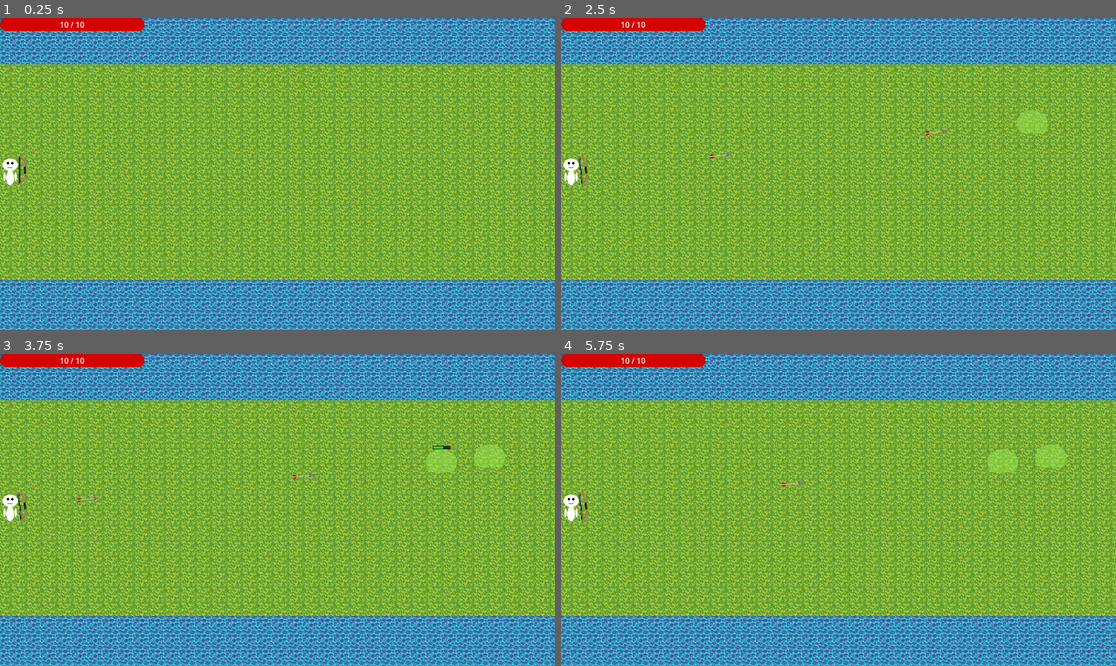
Above: before the commit, frames 1-4 (two rows, left to right).
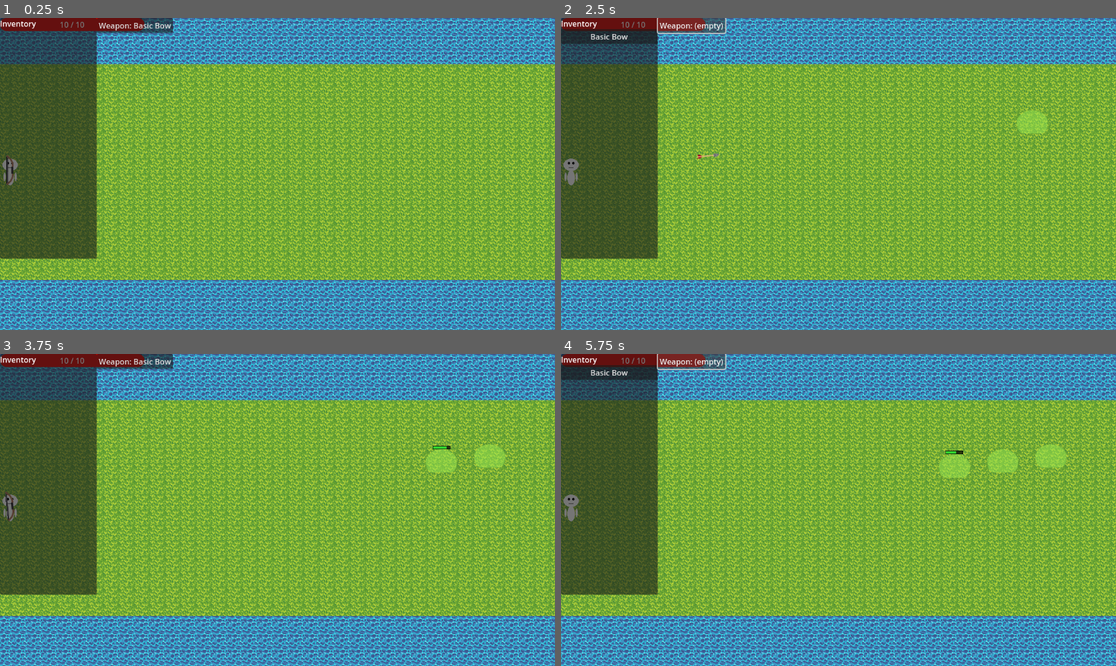
Above: after the commit, the same moments.

Repository: IcyOtter/idle-defense-game
Game: Godot game, scene res://Scene/world.tscn
Two runs of this game, one before a commit and one after it. Both use one fixed random seed, a clock stepped at 60 frames per second and the inputs below.
Inputs (mouse positions are in pixels of both pictures, inside the frame that each line leads up to):
- Up to frame 1 (0.25 s): no input
- Up to frame 2 (2.5 s): click (694, 24) at 0.5 s, where only the run after the commit has a clickable "Weapon: Basic Bow"; click (610, 36) at 1.25 s, where only the run after the commit has a clickable "Basic Bow"; click (694, 24) at 2 s, where only the run after the commit has a clickable "Weapon: Basic Bow"
- Up to frame 3 (3.75 s): click (133, 360) at 2.75 s, where only the run after the commit has a clickable "Weapon: (empty)"; click (49, 372) at 3.5 s, where only the run after the commit has a clickable "Basic Bow"
- Up to frame 4 (5.75 s): click (694, 360) at 4.25 s, where only the run after the commit has a clickable "Weapon: Basic Bow"; click (694, 360) at 5 s, where only the run after the commit has a clickable "Weapon: (empty)"

The runs differ from the first frame. In frame 1, 14% of the frame differs, in the area x 0-32%, y 0-78%; in frame 2, 14%; in frame 3, 14%; in frame 4, 14%, in the area x 0-74%, y 0-78%.

Commit message:
- Added inventory and equipping - Fixed wave clear screen

Diff:
--- a/Assets/Player/player.tscn
+++ b/Assets/Player/player.tscn
@@ -3,8 +3,8 @@
 [ext_resource type="Script" uid="uid://bj56idca2yvmg" path="res://Scripts/Player/Player.gd" id="1_5j20w"]
 [ext_resource type="Script" uid="uid://blmciaa5ipojl" path="res://Scripts/Player/PlayerCombat.gd" id="1_8ft5u"]
 [ext_resource type="Texture2D" uid="uid://bkx73bx7m1xnb" path="res://Assets/Player/pixelplayer.png" id="1_61lih"]
-[ext_resource type="PackedScene" uid="uid://bbh8ja5kplm76" path="res://Assets/Weapons/Basic Bow/BasicBow.tscn" id="2_5jfoa"]
 [ext_resource type="Script" uid="uid://tedg5l22oe0b" path="res://Scripts/Player/PlayerHealth.gd" id="5_aqk3a"]
+[ext_resource type="Script" uid="uid://bfd81gbr227ra" path="res://Scripts/Player/PlayerEquipmentController.gd" id="6_aqk3a"]
 
 [sub_resource type="CapsuleShape2D" id="CapsuleShape2D_aqk3a"]
 radius = 17.0
@@ -30,12 +30,9 @@
 
 [node name="PlayerCombat" type="Node2D" parent="." node_paths=PackedStringArray("weapon", "targeting_area", "player")]
 script = ExtResource("1_8ft5u")
-weapon = NodePath("../BasicBow")
+weapon = NodePath("")
 targeting_area = NodePath("../TargetingArea")
 player = NodePath("..")
-
-[node name="BasicBow" parent="." instance=ExtResource("2_5jfoa")]
-position = Vector2(26, 0)
 
 [node name="TargetingArea" type="Area2D" parent="."]
 collision_layer = 0
@@ -56,3 +53,11 @@
 [node name="PlayerHealth" type="Node" parent="."]
 script = ExtResource("5_aqk3a")
 max_health = 10
+
+[node name="WeaponMount" type="Node2D" parent="."]
+
+[node name="PlayerEquipmentController" type="Node" parent="." node_paths=PackedStringArray("weapon_mount", "player_combat")]
+script = ExtResource("6_aqk3a")
+weapon_mount = NodePath("../WeaponMount")
+player_combat = NodePath("../PlayerCombat")
+metadata/_custom_type_script = "uid://bfd81gbr227ra"
--- /dev/null
+++ b/Assets/Weapons/Basic Bow/idBasicBow.tres
@@ -0,0 +1,16 @@
+[gd_resource type="Resource" script_class="WeaponItemData" load_steps=5 format=3 uid="uid://dukx3ir854im2"]
+
+[ext_resource type="Texture2D" uid="uid://6jqo58bx54vh" path="res://Assets/Weapons/Basic Bow/wepBasicBow.png" id="1_jco34"]
+[ext_resource type="Script" uid="uid://2ymejao74t6q" path="res://Items/WeaponItemData.gd" id="1_qt015"]
+[ext_resource type="Resource" uid="uid://bgjc41dqx7qlm" path="res://Assets/Weapons/Basic Bow/wdBasicBow.tres" id="3_8111q"]
+[ext_resource type="PackedScene" uid="uid://bbh8ja5kplm76" path="res://Assets/Weapons/Basic Bow/BasicBow.tscn" id="4_b45iw"]
+
+[resource]
+script = ExtResource("1_qt015")
+weapon_scene = ExtResource("4_b45iw")
+weapon_data = ExtResource("3_8111q")
+id = &"Basic_Bow"
+display_name = "Basic Bow"
+icon = ExtResource("1_jco34")
+description = "A simple bow"
+metadata/_custom_type_script = "uid://2ymejao74t6q"
--- /dev/null
+++ b/Inventory/InventoryManager.gd
@@ -0,0 +1,92 @@
+extends Node
+class_name InventoryManager
+
+signal inventory_changed
+signal equipment_changed
+
+enum EquipSlot { WEAPON }
+
+@export var inventory_size: int = 24
+
+var inventory: Array[ItemStack] = []
+var equipment := {
+	EquipSlot.WEAPON: null
+}
+
+func _ready() -> void:
+	# initialize inventory slots
+	inventory.resize(inventory_size)
+	for i in inventory_size:
+		inventory[i] = ItemStack.new()
+
+func get_stack(index: int) -> ItemStack:
+	return inventory[index]
+
+func set_stack(index: int, stack: ItemStack) -> void:
+	inventory[index] = stack
+	emit_signal("inventory_changed")
+
+func add_item(item: ItemData, amount: int = 1) -> bool:
+	# Simple non-stacking default; stacking can be added later.
+	for i in inventory.size():
+		if inventory[i].is_empty():
+			var s := ItemStack.new()
+			s.item = item
+			s.amount = amount
+			inventory[i] = s
+			emit_signal("inventory_changed")
+			return true
+	return false
+
+func remove_one(index: int) -> void:
+	var s := inventory[index]
+	if s.is_empty():
+		return
+	s.amount -= 1
+	if s.amount <= 0:
+		inventory[index] = ItemStack.new()
+	emit_signal("inventory_changed")
+
+func equip_weapon_from_inventory(index: int) -> void:
+	var s := inventory[index]
+	if s.is_empty():
+		return
+	if not (s.item is WeaponItemData):
+		return
+
+	var weapon_item := s.item as WeaponItemData
+
+	# Swap currently equipped weapon back into inventory (if any)
+	var old := equipment[EquipSlot.WEAPON] as WeaponItemData
+	if old != null:
+		_add_to_first_empty_slot(old)
+
+	equipment[EquipSlot.WEAPON] = weapon_item
+
+	# Remove from inventory
+	inventory[index] = ItemStack.new()
+
+	emit_signal("inventory_changed")
+	emit_signal("equipment_changed")
+
+func unequip_weapon_to_inventory() -> void:
+	var equipped := equipment[EquipSlot.WEAPON] as WeaponItemData
+	if equipped == null:
+		return
+	if _add_to_first_empty_slot(equipped):
+		equipment[EquipSlot.WEAPON] = null
+		emit_signal("inventory_changed")
+		emit_signal("equipment_changed")
+
+func get_equipped_weapon() -> WeaponItemData:
+	return equipment[EquipSlot.WEAPON] as WeaponItemData
+
+func _add_to_first_empty_slot(item: ItemData) -> bool:
+	for i in inventory.size():
+		if inventory[i].is_empty():
+			var s := ItemStack.new()
+			s.item = item
+			s.amount = 1
+			inventory[i] = s
+			return true
+	return false
--- /dev/null
+++ b/Inventory/InventoryRow.tscn
@@ -0,0 +1,4 @@
+[gd_scene format=3 uid="uid://c1xmaw0uhlifq"]
+
+[node name="InventoryRow" type="Button"]
+size_flags_horizontal = 3
--- /dev/null
+++ b/Inventory/InventoryUI.gd
@@ -0,0 +1,56 @@
+extends CanvasLayer
+class_name InventoryUI
+
+@export var row_scene: PackedScene
+
+@onready var list: VBoxContainer = $Root/Window/InventoryList
+@onready var weapon_slot: Button = $Root/Window/Equipment/WeaponSlot
+
+func _ready() -> void:
+	AL_InventoryManager.inventory_changed.connect(_refresh)
+	AL_InventoryManager.equipment_changed.connect(_refresh)
+
+	_refresh()
+	weapon_slot.pressed.connect(_on_weapon_slot_pressed)
+
+func _refresh() -> void:
+	# Clear list
+	for c in list.get_children():
+		c.queue_free()
+
+	# Build rows
+	for i in AL_InventoryManager.inventory.size():
+		var stack := AL_InventoryManager.get_stack(i)
+		if stack.is_empty():
+			continue
+
+		var row := row_scene.instantiate() as Button
+		list.add_child(row)
+
+		row.text = _format_stack_text(stack)
+		row.tooltip_text = stack.item.description
+
+		row.pressed.connect(_on_row_pressed.bind(i))
+
+	# Equipment slot
+	var eq := AL_InventoryManager.get_equipped_weapon()
+	if eq == null:
+		weapon_slot.text = "Weapon: (empty)"
+	else:
+		weapon_slot.text = "Weapon: %s" % eq.display_name
+
+func _format_stack_text(stack: ItemStack) -> String:
+	if stack.amount > 1:
+		return "%s x%d" % [stack.item.display_name, stack.amount]
+	return stack.item.display_name
+
+func _on_row_pressed(index: int) -> void:
+	var stack := AL_InventoryManager.get_stack(index)
+	if stack.is_empty():
+		return
+
+	if stack.item is WeaponItemData:
+		AL_InventoryManager.equip_weapon_from_inventory(index)
+
+func _on_weapon_slot_pressed() -> void:
+	AL_InventoryManager.unequip_weapon_to_inventory()
--- /dev/null
+++ b/Inventory/InventoryUI.tscn
@@ -0,0 +1,42 @@
+[gd_scene load_steps=3 format=3 uid="uid://dx1tns45anbve"]
+
+[ext_resource type="Script" uid="uid://0ianbnd0nqoa" path="res://Inventory/InventoryUI.gd" id="1_jgibs"]
+[ext_resource type="PackedScene" uid="uid://c1xmaw0uhlifq" path="res://Inventory/InventoryRow.tscn" id="2_jgibs"]
+
+[node name="InventoryUI" type="CanvasLayer"]
+script = ExtResource("1_jgibs")
+row_scene = ExtResource("2_jgibs")
+
+[node name="Root" type="Control" parent="."]
+layout_mode = 3
+anchors_preset = 15
+anchor_right = 1.0
+anchor_bottom = 1.0
+grow_horizontal = 2
+grow_vertical = 2
+
+[node name="Window" type="Panel" parent="Root"]
+layout_mode = 0
+offset_right = 201.0
+offset_bottom = 500.0
+
+[node name="Title" type="Label" parent="Root/Window"]
+layout_mode = 0
+offset_right = 40.0
+offset_bottom = 23.0
+text = "Inventory"
+
+[node name="InventoryList" type="VBoxContainer" parent="Root/Window"]
+layout_mode = 1
+offset_top = 23.0
+offset_right = 200.0
+offset_bottom = 500.0
+
+[node name="Equipment" type="VBoxContainer" parent="Root/Window"]
+layout_mode = 0
+offset_left = 201.0
+offset_right = 242.0
+offset_bottom = 8.0
+
+[node name="WeaponSlot" type="Button" parent="Root/Window/Equipment"]
+layout_mode = 2
--- /dev/null
+++ b/Inventory/ItemStack.gd
@@ -0,0 +1,8 @@
+extends Resource
+class_name ItemStack
+
+@export var item: ItemData
+@export var amount: int = 1
+
+func is_empty() -> bool:
+	return item == null or amount <= 0
--- /dev/null
+++ b/Items/ItemData.gd
@@ -0,0 +1,8 @@
+extends Resource
+class_name ItemData
+
+@export var id: StringName
+@export var display_name: String
+@export var icon: Texture2D
+@export_multiline var description: String
+@export var max_stack: int = 1
--- /dev/null
+++ b/Items/WeaponItemData.gd
@@ -0,0 +1,5 @@
+extends ItemData
+class_name WeaponItemData
+
+@export var weapon_scene: PackedScene        # e.g., BowWeapon.tscn
+@export var weapon_data: WeaponData          # your WeaponData.tres for stats (damage, rate, projectile, etc.)
--- /dev/null
+++ b/Scene/GameManager.gd
@@ -0,0 +1,7 @@
+extends Node2D
+
+
+# Called when the node enters the scene tree for the first time.
+func _ready() -> void:
+	AL_InventoryManager.add_item(preload("res://Assets/Weapons/Basic Bow/idBasicBow.tres"))
+	AL_InventoryManager.equip_weapon_from_inventory(0)
--- a/Scene/world.tscn
+++ b/Scene/world.tscn
@@ -1,10 +1,12 @@
-[gd_scene load_steps=8 format=4 uid="uid://dbpb11ikj2xfu"]
+[gd_scene load_steps=10 format=4 uid="uid://dbpb11ikj2xfu"]
 
 [ext_resource type="Texture2D" uid="uid://cgwx8ta70ngcs" path="res://Assets/Terrain/land.png" id="1_emx41"]
+[ext_resource type="Script" uid="uid://cq1qywtetb1j7" path="res://Scene/GameManager.gd" id="1_ol2hl"]
 [ext_resource type="PackedScene" uid="uid://dg5tgildmyl0p" path="res://Assets/Player/player.tscn" id="3_ejll3"]
 [ext_resource type="PackedScene" uid="uid://76mrfgq0t3ns" path="res://Scripts/Enemy/Spawner/EnemySpawner.tscn" id="3_scul4"]
 [ext_resource type="PackedScene" uid="uid://dt6ovwcmuuk64" path="res://UI/WaveNotificationUI.tscn" id="5_37axr"]
 [ext_resource type="PackedScene" uid="uid://w8ccwrkc6lga" path="res://Assets/Player/PlayerUI.tscn" id="5_pcvp0"]
+[ext_resource type="PackedScene" uid="uid://dx1tns45anbve" path="res://Inventory/InventoryUI.tscn" id="6_37axr"]
 
 [sub_resource type="TileSetAtlasSource" id="TileSetAtlasSource_dlwip"]
 texture = ExtResource("1_emx41")
@@ -18,6 +20,10 @@
 sources/0 = SubResource("TileSetAtlasSource_dlwip")
 
 [node name="World" type="Node2D"]
+script = ExtResource("1_ol2hl")
+
+[node name="WaveNotificationUI" parent="." node_paths=PackedStringArray("spawner") instance=ExtResource("5_37axr")]
+spawner = NodePath("../EnemySpawner")
 
 [node name="Terrain" type="Node2D" parent="."]
 
@@ -33,5 +39,4 @@
 [node name="PlayerUI" parent="." node_paths=PackedStringArray("player") instance=ExtResource("5_pcvp0")]
 player = NodePath("../Player")
 
-[node name="WaveNotificationUI" parent="." node_paths=PackedStringArray("spawner") instance=ExtResource("5_37axr")]
-spawner = NodePath("../EnemySpawner")
+[node name="InventoryUI" parent="." instance=ExtResource("6_37axr")]
--- a/Scripts/Enemy/Enemy.gd
+++ b/Scripts/Enemy/Enemy.gd
@@ -72,3 +72,4 @@
 
 func _on_died() -> void:
 	queue_free()
+	print("Enemy died -> queue_free:", name)
--- a/Scripts/Enemy/Spawner/EnemySpawner.gd
+++ b/Scripts/Enemy/Spawner/EnemySpawner.gd
@@ -3,15 +3,21 @@
 
 signal wave_started(wave_index: int)
 signal wave_finished(wave_index: int)
+signal wave_cleared(wave_index: int)
 signal schedule_finished
 
 @export var schedule: SpawnerSchedule
 @export var spawn_points: Array[Node2D] = []
 @export var spawn_parent: Node = null  # if null, spawns into current_scene
 
-var _current_wave_index := -1
+var _current_wave_index := 0
 var _is_running := false
 var _rng := RandomNumberGenerator.new()
+
+# Clear-all tracking
+var _alive_in_wave: int = 0
+var _wave_spawn_complete: bool = false
+var _tracked_ids: Dictionary = {} # instance_id -> true
 
 func _ready() -> void:
 	_rng.randomize()
@@ -26,7 +32,6 @@
 	if spawn_points.is_empty():
 		push_warning("EnemySpawner: No spawn points assigned.")
 		return
-
 	if _is_running:
 		return
 
@@ -52,43 +57,82 @@
 
 func _run_wave(wave_index: int) -> void:
 	var wave := schedule.waves[wave_index]
+	emit_signal("wave_started", wave_index)
 
-	emit_signal("wave_started", wave_index)
+	# Reset tracking for this wave
+	_alive_in_wave = 0
+	_wave_spawn_complete = false
+	_tracked_ids.clear()
 
 	if wave.start_delay > 0.0:
 		await get_tree().create_timer(wave.start_delay).timeout
 
-	# Build a spawn queue: expand entries into a list of scenes to spawn
+	# Build spawn queue
 	var queue: Array[PackedScene] = []
 	for entry in wave.entries:
 		if entry == null or entry.enemy_scene == null:
 			continue
-		var c: int = max(int(entry.count), 0)
+		var c: int = int(entry.count)
+		if c < 0:
+			c = 0
 		for i in range(c):
 			queue.append(entry.enemy_scene)
 
-	# Spawn them in order (optionally shuffle for variety)
-	# queue.shuffle() # uncomment if you want random order per wave
+	print("Wave", wave_index, "spawning:", queue.size(), "enemies")
 
+	# Spawn all enemies in this wave
 	for enemy_scene in queue:
 		if not _is_running:
 			return
-		_spawn_enemy(enemy_scene)
+		_spawn_enemy(enemy_scene, wave_index)
 		if wave.spawn_interval > 0.0:
 			await get_tree().create_timer(wave.spawn_interval).timeout
+
+	_wave_spawn_complete = true
+	print("Wave", wave_index, "spawn complete. Alive:", _alive_in_wave)
+
+	if _alive_in_wave == 0:
+		print("EMIT wave_cleared wave:", wave_index, "(immediate)")
+		emit_signal("wave_cleared", wave_index)
+
+	# Wait until all tracked enemies are gone (only if any were spawned)
+	if _alive_in_wave > 0:
+		await wave_cleared
 
 	emit_signal("wave_finished", wave_index)
 
 	if wave.end_delay > 0.0:
 		await get_tree().create_timer(wave.end_delay).timeout
 
-func _spawn_enemy(enemy_scene: PackedScene) -> void:
+func _spawn_enemy(enemy_scene: PackedScene, wave_index: int) -> void:
 	var enemy := enemy_scene.instantiate()
+
 	if enemy is Node2D:
 		(enemy as Node2D).global_position = _pick_spawn_point().global_position
 
 	spawn_parent.add_child(enemy)
 
+	# Track enemy
+	var id := enemy.get_instance_id()
+	_tracked_ids[id] = true
+	_alive_in_wave += 1
+
+	print("Spawned enemy id:", id, "alive now:", _alive_in_wave)
+
+	enemy.tree_exited.connect(_on_tracked_enemy_exited.bind(id, wave_index))
+
 func _pick_spawn_point() -> Node2D:
-	# Random spawn point for lane variety
 	return spawn_points[_rng.randi_range(0, spawn_points.size() - 1)]
+
+func _on_tracked_enemy_exited(id: int, wave_index: int) -> void:
+	if not _tracked_ids.has(id):
+		return
+
+	_tracked_ids.erase(id)
+	_alive_in_wave = max(_alive_in_wave - 1, 0)
+
+	print("Enemy exited id:", id, "alive now:", _alive_in_wave)
+
+	if _wave_spawn_complete and _alive_in_wave == 0:
+		print("EMIT wave_cleared wave:", wave_index)
+		emit_signal("wave_cleared", wave_index)
--- a/Scripts/Player/PlayerCombat.gd
+++ b/Scripts/Player/PlayerCombat.gd
@@ -34,16 +34,17 @@
 	if player == null or player.is_dead:
 		return
 
+	if weapon == null:
+		return
+
 	if event.is_action_pressed("attack"):
 		var target := _get_nearest_enemy()
 		if target:
-			if weapon is BowWeapon:
-				(weapon as BowWeapon).fire_at_target(target)
-			else:
-				weapon.fire(target.global_position)
+			weapon.fire(target.global_position)
 
 	if event.is_action_pressed("toggle_auto_fire"):
 		auto_fire = not auto_fire
+
 
 
 func _get_nearest_enemy() -> Node2D:
--- /dev/null
+++ b/Scripts/Player/PlayerEquipmentController.gd
@@ -0,0 +1,53 @@
+extends Node
+class_name PlayerEquipmentController
+
+@export var weapon_mount: Node2D
+@export var player_combat: PlayerCombat
+
+var _weapon_instance: WeaponBase
+var _inventory_manager: AL_InventoryManager
+
+func _ready() -> void:
+	_inventory_manager = get_node_or_null("/root/AL_InventoryManager") as AL_InventoryManager
+	if _inventory_manager != null:
+		_inventory_manager.equipment_changed.connect(_on_equipment_changed)
+	else:
+		push_warning("AL_InventoryManager instance not found at /root/AL_InventoryManager; ensure it's an AutoLoad or adjust the path.")
+	_on_equipment_changed()
+
+func _on_equipment_changed() -> void:
+	if weapon_mount == null or player_combat == null:
+		return
+
+	# Remove old weapon instance
+	if _weapon_instance != null and is_instance_valid(_weapon_instance):
+		_weapon_instance.queue_free()
+	_weapon_instance = null
+	player_combat.weapon = null
+
+	if _inventory_manager == null:
+		_inventory_manager = get_node_or_null("/root/AL_InventoryManager") as AL_InventoryManager
+		if _inventory_manager == null:
+			return
+
+	var weapon_item := _inventory_manager.get_equipped_weapon()
+	if weapon_item == null:
+		return
+
+	if weapon_item.weapon_scene == null:
+		push_warning("Equipped weapon has no weapon_scene.")
+		return
+
+	var w := weapon_item.weapon_scene.instantiate()
+	weapon_mount.add_child(w)
+
+	_weapon_instance = w as WeaponBase
+	if _weapon_instance == null:
+		push_warning("Equipped weapon scene is not a WeaponBase.")
+		return
+
+	# Push weapon_data into the weapon instance
+	_weapon_instance.weapon_data = weapon_item.weapon_data
+
+	# Tell PlayerCombat what the active weapon is
+	player_combat.weapon = _weapon_instance
--- a/UI/WaveNotificationUI.gd
+++ b/UI/WaveNotificationUI.gd
@@ -15,13 +15,20 @@
 		push_warning("WaveNotificationUI: spawner not assigned.")
 		return
 
-	# Subscribe to wave cleared
-	spawner.wave_finished.connect(_on_wave_finished)
+	var cb := Callable(self, "_on_wave_cleared")
 
-func _on_wave_finished(wave_index: int) -> void:
-	# wave_index is 0-based; display as 1-based
+	if spawner.has_signal("wave_cleared") and not spawner.is_connected("wave_cleared", cb):
+		spawner.connect("wave_cleared", cb)
+
+
+
+
+func _on_wave_cleared(wave_index: int) -> void:
+	print("UI RECEIVED wave_cleared:", wave_index)
 	message.text = "Wave %d cleared!" % (wave_index + 1)
 	message.visible = true
+	_hide_timer = get_tree().create_timer(display_seconds)
+	_hide_timer.timeout.connect(_hide_message)
 
 	# Cancel any prior timer by simply starting a new one
 	if _hide_timer != null:
--- a/UI/WaveNotificationUI.tscn
+++ b/UI/WaveNotificationUI.tscn
@@ -4,6 +4,7 @@
 
 [node name="WaveNotificationUI" type="CanvasLayer"]
 script = ExtResource("1_75rkw")
+display_seconds = 5.0
 
 [node name="Root" type="Control" parent="."]
 layout_mode = 3
--- a/project.godot
+++ b/project.godot
@@ -14,6 +14,10 @@
 run/main_scene="uid://dbpb11ikj2xfu"
 config/features=PackedStringArray("4.5", "Forward Plus")
 config/icon="res://icon.svg"
+
+[autoload]
+
+AL_InventoryManager="*res://Inventory/InventoryManager.gd"
 
 [input]
 
Not shown, added: Inventory/InventoryManager.gd.uid
Not shown, added: Inventory/InventoryUI.gd.uid
Not shown, added: Inventory/ItemStack.gd.uid
Not shown, added: Items/ItemData.gd.uid
Not shown, added: Items/WeaponItemData.gd.uid
Not shown, added: Scene/GameManager.gd.uid
Not shown, added: Scripts/Player/PlayerEquipmentController.gd.uid
